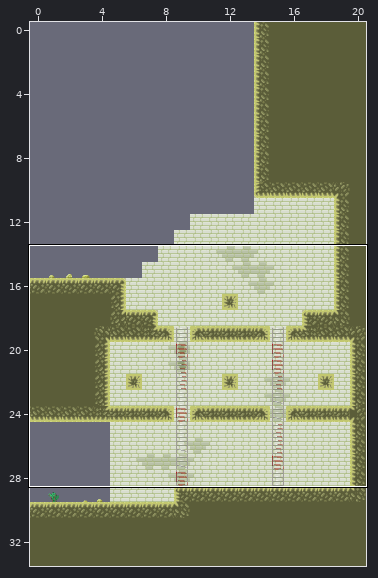
LDtk project -- Assets/Mefedron(kolya)/LDtk_Lvls/Test_Lvl.ldtk. The first picture is a wide view before the edit; the outline marks the close-up.
Close-up. Before the commit:
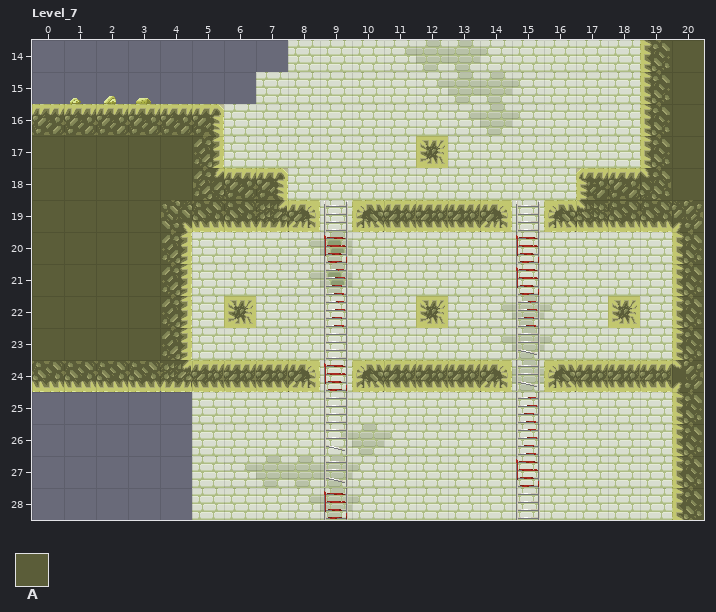
Cells are 32x32 px. Shown: Level_7 x 0..20, y 14..28. The commit also changed other parts of the map, which this record leaves out.
Key: from "Ground": A 1 "Ground".
_ is an empty cell.
Layers that did not change in this view are not listed.
Layer "Ground" before, first column x 0:
14 ___________________AA
15 ___________________AA
16 AAAAAA_____________AA
17 AAAAAA______A______AA
18 AAAAAAAA_________AAAA
19 AAAAAAAAA_AAAAA_AAAAA
20 AAAAA_______________A
21 AAAAA_______________A
22 AAAAA_A_____A_____A_A
23 AAAAA_______________A
24 AAAAAAAAA_AAAAA_AAAAA
25 ____________________A
26 ____________________A
27 ____________________A
28 ____________________A
Now the later version:
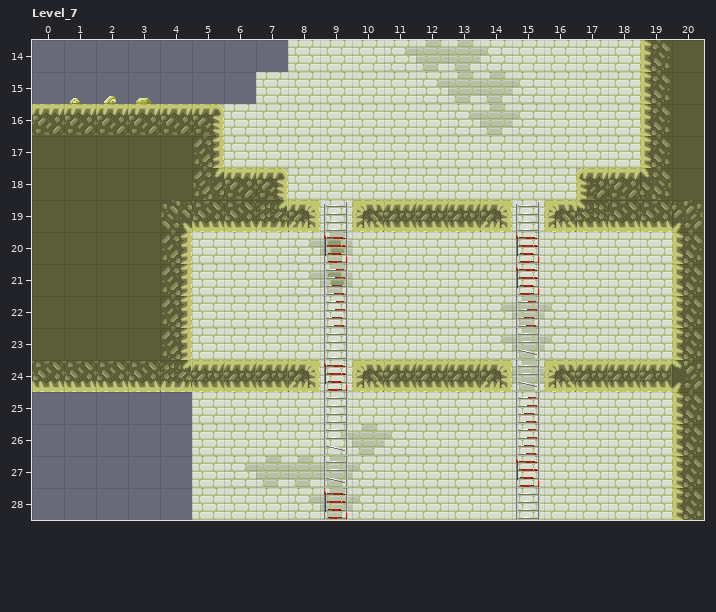
What changed:
Layer "Ground":
Tile A is gone in row 17 at x 12; in row 22 at x 6, 12 and 18.
